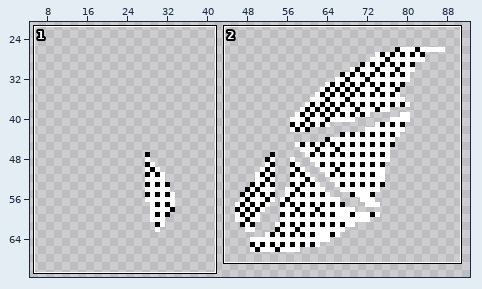
One commit to this pixel-art file: src/img/bat.ase. The first picture is a wide view before the edit; the outline marks the close-up.
Close-up. Earlier state:
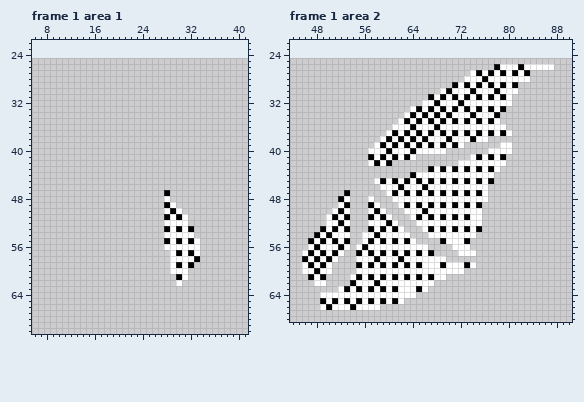
96x50 pixels, 1 frame. Shown: frame 1 area 1: x 6..41, y 22..70; frame 1 area 2: x 44..90, y 22..68. The old version is drawn lined up with the new one, on the new canvas. The wide view leaves out empty margins. The commit also changed other frames or places, which this record leaves out.
New version:
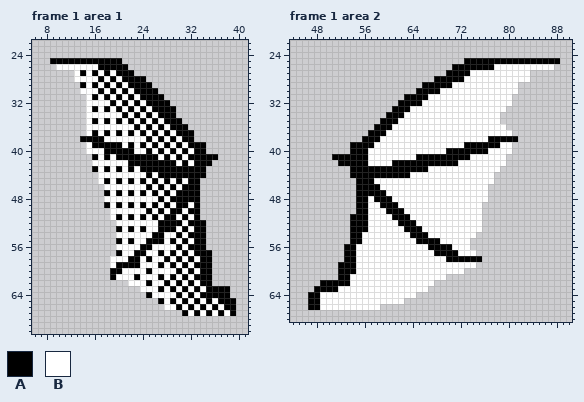
Palette (. is transparent): A #000000  B #ffffff
The edit:
canvas 96x50 -> 96x100, the old top-left corner now at 0,25
--- frame 1 area 1
@@ x 6..41 @@
 24 ....................................
-25 ....................................
-26 ....................................
-27 ....................................
-28 ....................................
-29 ....................................
-30 ....................................
-31 ....................................
-32 ....................................
-33 ....................................
-34 ....................................
-35 ....................................
-36 ....................................
-37 ....................................
-38 ....................................
-39 ....................................
-40 ....................................
-41 ....................................
-42 ....................................
-43 ....................................
-44 ....................................
-45 ....................................
-46 ....................................
-47 ......................A.............
-48 ......................B.............
-49 ......................AB............
-50 ......................BAB...........
-51 ......................ABAB..........
-52 ......................BBBB..........
-53 ......................ABABA.........
-54 ......................BBBBB.........
-55 ......................ABABAB........
-56 ......................BBBBBB........
-57 .......................BABAB........
-58 .......................BBBBA........
-59 .......................BABA.........
-60 .......................BBB..........
-61 ........................AB..........
-62 ........................B...........
-63 ....................................
-64 ....................................
-65 ....................................
-66 ....................................
-67 ....................................
+25 ...AAAAAAAAAAAA.....................
+26 ....BBBBBBBAAAAA....................
+27 .......BABABABAAA...................
+28 .......BBBBABABAAAA.................
+29 ........ABABABABAAAA................
+30 ........BBBABABABAAAA...............
+31 .........BABABABABAAAA..............
+32 .........BBBBABABABAAAA.............
+33 .........BABABABABABAAAA............
+34 .........BBBBBBABABABAAA............
+35 .........BABABABABABABAAA...........
+36 .........BBBBBBBBABABABAAA..........
+37 .........BABABABABABABABAAA.........
+38 ........AAAABBBBBBBABABABAA.........
+39 .........BAAAAABABABABABABAAA.......
+40 .........BBBAAAAABBABABABABAA.......
+41 ..........ABABAAAAAAABABABAAAAA.....
+42 ..........BBBBBBAAAAAAAABABAAA......
+43 ..........ABABABABAAAAAAAAAAA.......
+44 ...........BBBBBBBBABAAAAAAAA.......
+45 ...........BABABABABABABABAA........
+46 ............BBBBBBBABABABAAA........
+47 ............ABABABABABABAAAA........
+48 ............BBBBBBBBBABAAAAA........
+49 ............ABABABABABABAABA........
+50 .............BBBBBBABABAABAA........
+51 .............BABABABABAABABA........
+52 ..............BBBBBBBAAAABAAA.......
+53 ..............ABABABBAAABABAA.......
+54 ..............BBBBBBAABBABAAA.......
+55 ..............ABABBAAABABABAA.......
+56 ..............BBBBAABBBBABAAA.......
+57 ..............ABBAABBABABABAAA......
+58 .............BBBAABABBABABABAA......
+59 .............BAAAABBBABABABAAA......
+60 .............AABBBBABBBBABABAA......
+61 .............ABBBABBBABABABAAA......
+62 ................BBBABBABABABAA......
+63 ..................BBBABABABABAAAA...
+64 ...................ABBBBABABAAAAA...
+65 .....................ABABABABABAAA..
+66 ......................BBABABABABAA..
+67 .........................ABABABABA..
 68 ....................................
--- frame 1 area 2
@@ x 44..90 @@
 24 ...............................................
-25 ...............................................
-26 ..................................ABBBABBBBB...
-27 ..............................BABABABABA.......
-28 .............................BBBABBBBBBB.......
-29 ...........................ABABABABABA.........
-30 .........................BABBBABBBABBB.........
-31 .......................ABABABABABABAB..........
-32 ......................BBABBBABBBBBBBB..........
-33 ....................BABABABABABABABA...........
-34 ...................BABABABABBBABBBA............
-35 ..................BABABABABABABABAB............
-36 .................BBBABBBABBBBBBBBBBB...........
-37 ................BABABABABABABABABABAB..........
-38 ...............BABABABABBBABBBABB..............
-39 ..............BABABABABABABAB......BB..........
-40 .............BBBABBBABBBBB.......BBBB..........
-41 .............ABABABAB.........BABABA...........
-42 .............BABA...........BBBBBBBB...........
-43 .......................ABABABABABAB............
-44 ....................ABBBBBBBBBBBBB.............
-45 ..............BABABABABABABABABABA.............
-46 ...............BBBABBBABBBBBBBBBB..............
-47 .........A......BABABABABABABABAB..............
-48 ........AB...B...BBBBBBBBBBBBBBBB..............
-49 ........BA...AB...BABABABABABABA...............
-50 .......BAB...BAB...BBBABBBBBBBBB...............
-51 ......BABA...ABAB...BABABABABABB...............
-52 ......BBAB...BBBAB...BBBBBBBBBBB...............
-53 .....ABABA...ABABAB...BABABABABA...............
-54 ....ABABBB..BBABBBBB...BBBBBBBB................
-55 ...ABABABA..BABABABAB....ABBBA.................
-56 ...BABBBAB.BABBBBBBBBBB....BBB.................
-57 ..BABABAB..ABABABABABABA....BBB................
-58 ..ABABAB...BBBABBBABBBBBBB.....................
-59 ..BABAB....ABABABABABABBBABBBAB................
-60 ..BBABB....BBBBBBBBBBBBBBBBBB..................
-61 ...ABA....BABABABABABABABB.....................
-62 ....BB....ABBBABBBBBBBBB.......................
-63 ........BABABABABABBBAB........................
-64 .....BBBBBBBBBBBBBBBB..........................
-65 .....ABABABABABABAB............................
-66 .....BABBBABBBB................................
+25 .............................AAAAAAAAAAAAAAAA..
+26 ...........................AAAAAAABBBBBBBBBB...
+27 ..........................AAAABBBBBBBBBB.......
+28 ........................AAAAABBBBBBBBBBB.......
+29 ......................AAAAABBBBBBBBBBB.........
+30 .....................AAAABBBBBBBBBBBBB.........
+31 ...................AAAABBBBBBBBBBBBBB..........
+32 ..................AAAABBBBBBBBBBBBBBB..........
+33 .................AAABBBBBBBBBBBBBBBB...........
+34 ................AAABBBBBBBBBBBBBBBB............
+35 ...............AAABBBBBBBBBBBBBBBBB............
+36 ..............AAABBBBBBBBBBBBBBBBBBB...........
+37 .............AAABBBBBBBBBBBBBBBBBBBBB..........
+38 ............AAABBBBBBBBBBBBBBBBBBAAAAA.........
+39 ..........AAAABBBBBBBBBBBBBBBAAAAAABB..........
+40 ..........AAABBBBBBBBBBBBBAAAAAAABBBB..........
+41 .......AAAAAABBBBBBBBAAAAAAAAABBBBBB...........
+42 ........AAAAABBBBAAAAAAAAAAABBBBBBBB...........
+43 ..........AAAAAAAAAAAAABBBBBBBBBBBB............
+44 ..........AAAAAAAAAABBBBBBBBBBBBBB.............
+45 ...........AAABBBBBBBBBBBBBBBBBBBB.............
+46 ...........AAAABBBBBBBBBBBBBBBBBB..............
+47 ...........AAAAABBBBBBBBBBBBBBBBB..............
+48 ...........AABAAABBBBBBBBBBBBBBBB..............
+49 ...........AABBAAABBBBBBBBBBBBBB...............
+50 ...........AABBBAAABBBBBBBBBBBBB...............
+51 ..........AAABBBBAAABBBBBBBBBBBB...............
+52 ..........AAABBBBBAAABBBBBBBBBBB...............
+53 ..........AAABBBBBBAAABBBBBBBBBB...............
+54 ..........AABBBBBBBBAAABBBBBBBB................
+55 ..........AABBBBBBBBBAAAABBBBB.................
+56 .........AABBBBBBBBBBBBAAAABBB.................
+57 .........AABBBBBBBBBBBBBAAAABBB................
+58 .........AABBBBBBBBBBBBBBBAAAAAA...............
+59 ........AAABBBBBBBBBBBBBBBBBBBB................
+60 ........AAABBBBBBBBBBBBBBBBBB..................
+61 ........AABBBBBBBBBBBBBBBB.....................
+62 .....AAAAABBBBBBBBBBBBBB.......................
+63 ....AAAABBBBBBBBBBBBBBB........................
+64 ...AABBBBBBBBBBBBBBBB..........................
+65 ...AABBBBBBBBBBBBBB............................
+66 ...AABBBBBBBBBB................................
 67 ...............................................
